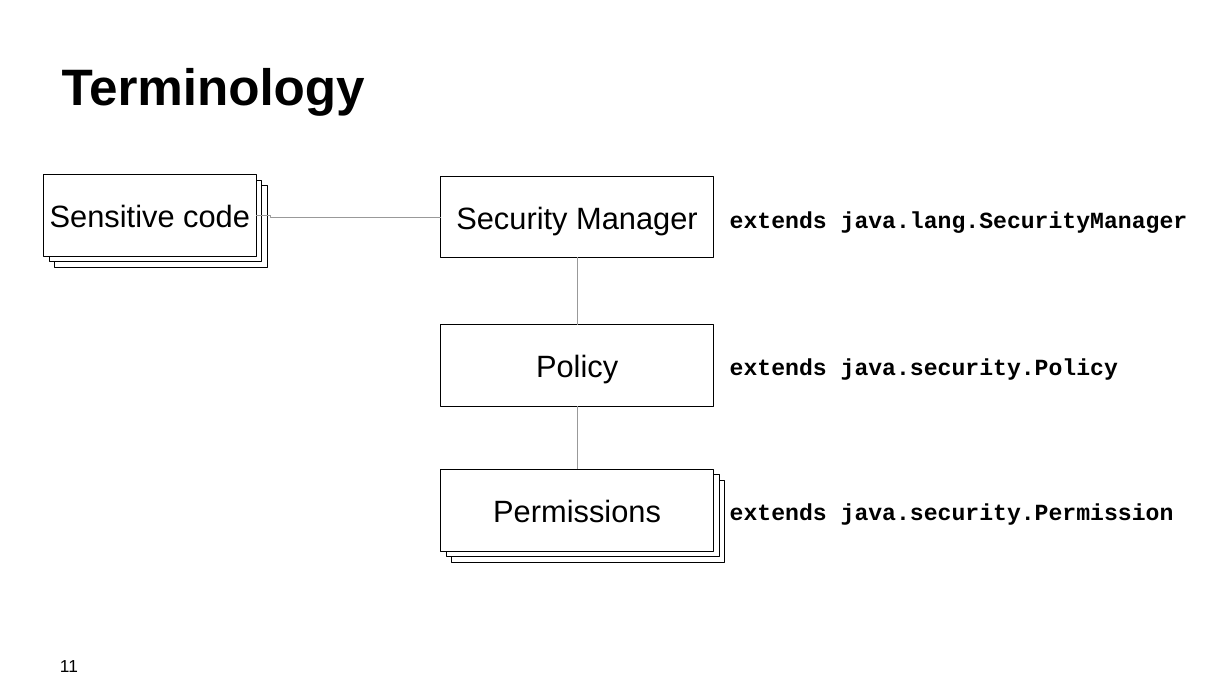
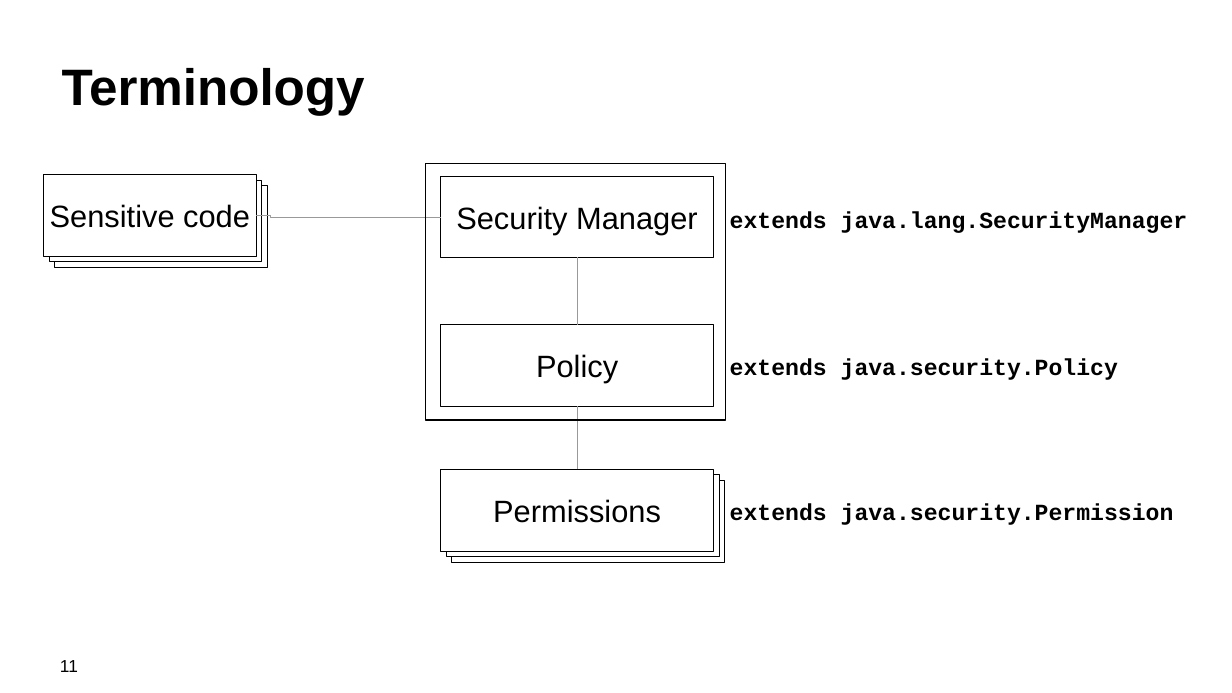
Before and after one commit to kwart/presentations, a slide deck: slide 11 of sec-man-reloaded.odp. Drawn at 1232x693 pixels with LibreOffice and Linux fonts; fonts in the diff are those of the drawing; background and template pictures are left out. Boxes give left, top, right and bottom in pixels: in the first picture for what was removed or moved away, otherwise in the second. Text is boxed around its words. In the diff, an @@ line names an element or a change of style, - is before the commit and + after.

```diff
--- a/sec-man-reloaded.odp
+++ b/sec-man-reloaded.odp
@@ rectangle added at (425, 164, 725, 420), outline #000000 1.5 pt @@
```
Also in this commit, not shown: 4 other slides changed, 2 slides added.
